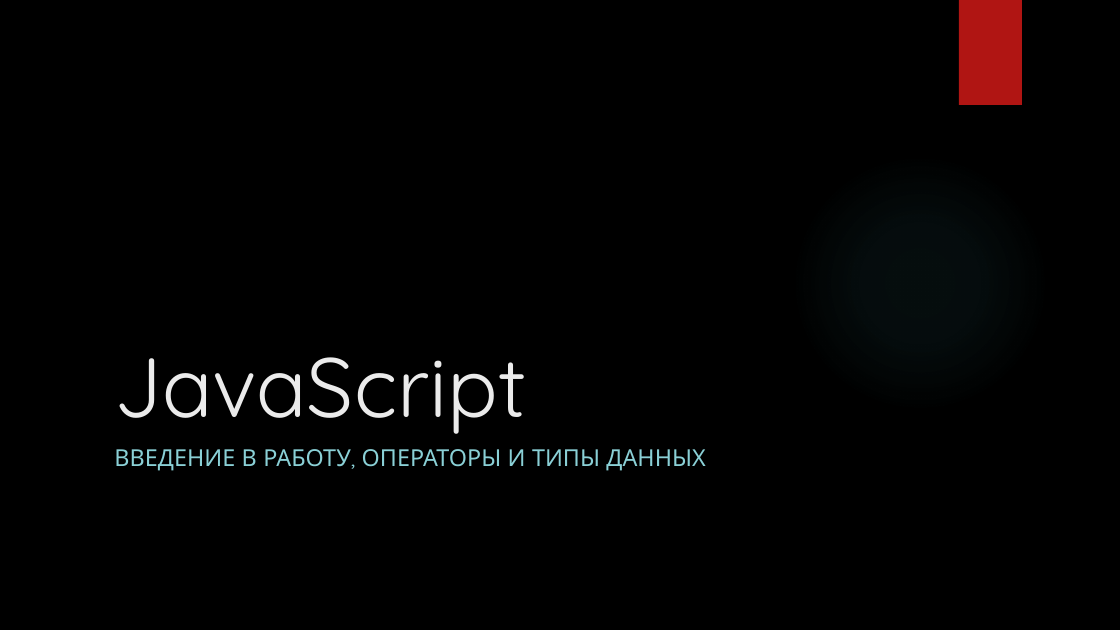
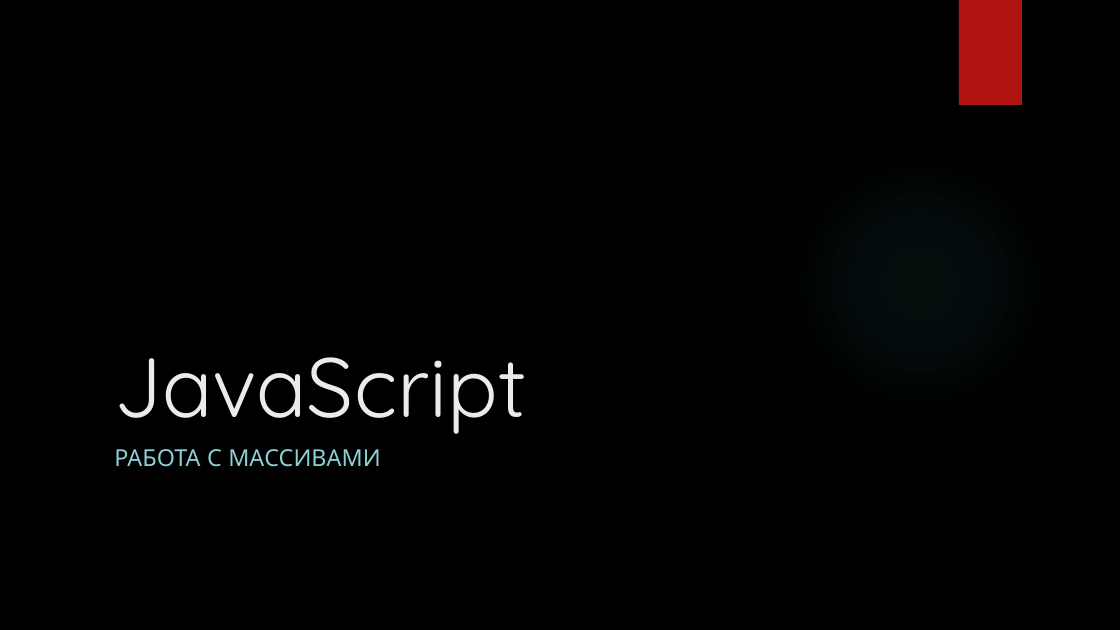
Before and after one commit to Andrew3100/JavaScriptLessons, a slide deck: slide 1 of Массивы/Введение в JavaScript.pptx. Drawn at 1120x630 pixels with LibreOffice and Linux fonts; fonts in the diff are those of the drawing; background and template pictures are left out. Boxes give left, top, right and bottom in pixels: in the first picture for what was removed or moved away, otherwise in the second. Text is boxed around its words. In the diff, an @@ line names an element or a change of style, - is before the commit and + after.

Commit message:
Материалы по массивам

```diff
--- a/Массивы/Введение в JavaScript.pptx
+++ b/Массивы/Введение в JavaScript.pptx
@@ subtitle at bbox=[114, 449, 380, 467]: text changed @@
-ВВЕДЕНИЕ В РАБОТУ, ОПЕРАТОРЫ И ТИПЫ ДАННЫХ
+РАБОТА С МАССИВАМИ
```
Also in this commit, not shown: 2 other slides changed, 3 slides added, 3 slides removed.
